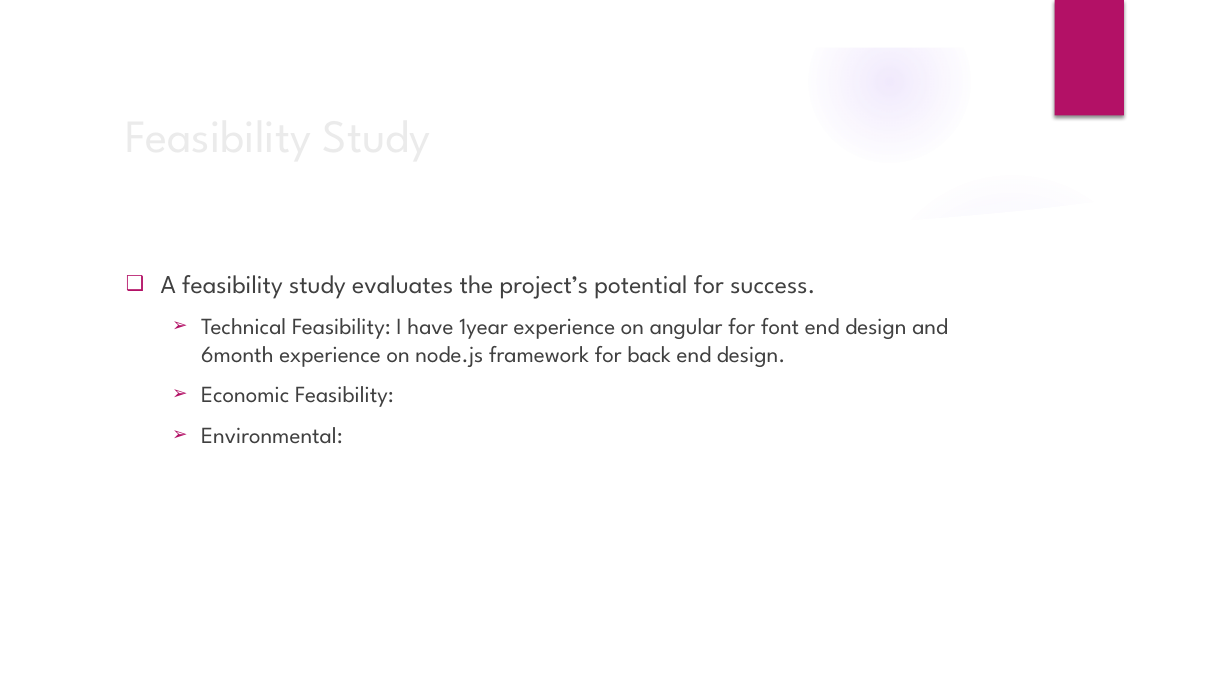
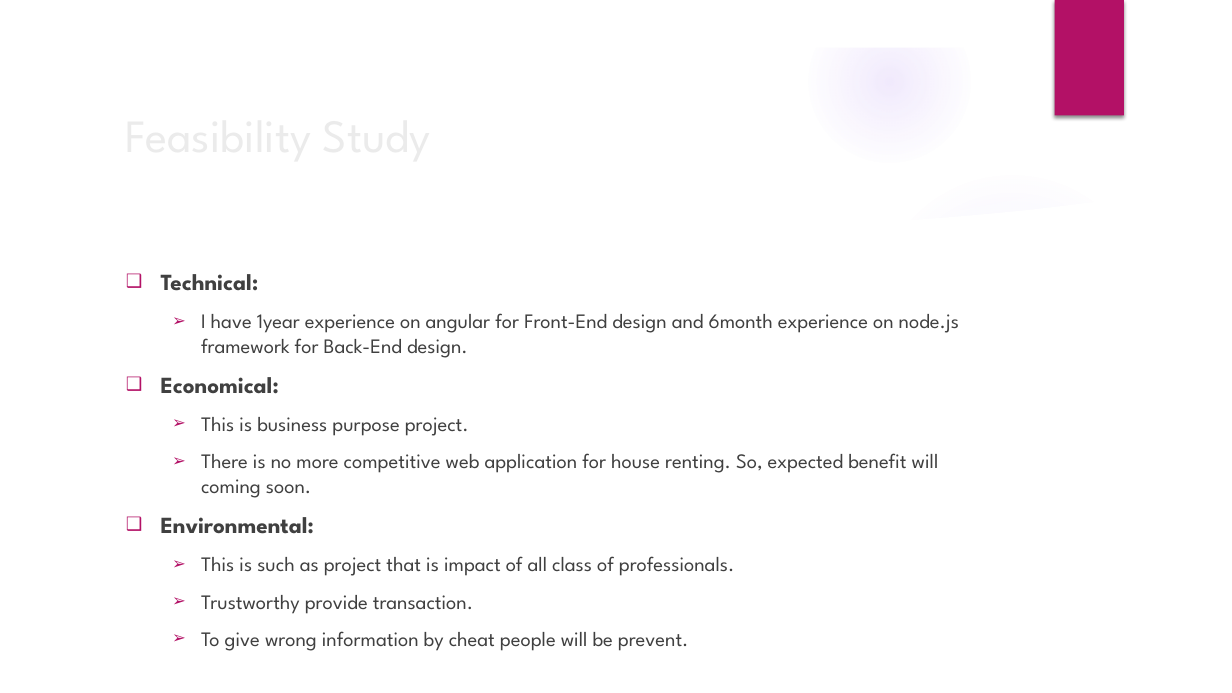
Before and after one commit to ShahabuddinAhmed/Presentation, a slide deck: slide 5 of HouseRenting.pptx. Drawn at 1232x693 pixels with LibreOffice and Linux fonts; fonts in the diff are those of the drawing; background and template pictures are left out. Boxes give left, top, right and bottom in pixels: in the first picture for what was removed or moved away, otherwise in the second. Text is boxed around its words. In the diff, an @@ line names an element or a change of style, - is before the commit and + after.

```diff
--- a/HouseRenting.pptx
+++ b/HouseRenting.pptx
@@ text at box(161, 274, 959, 498): text changed; size 18 to 16 pt @@
-❑ A feasibility study evaluates the project’s potential for success.
-  ➢ Technical Feasibility: I have 1year experience on angular for font end design and 6month experience on node.js framework for back end design.
-  ➢ Economic Feasibility:
+❑ Technical:
+  ➢ I have 1year experience on angular for Front-End design and 6month experience on node.js framework for Back-End design.
+❑ Economical:
+  ➢ This is business purpose project.
+  ➢ There is no more competitive web application for house renting. So, expected benefit will coming soon.
@@ text at box(161, 517, 314, 534): bold on in "Environmental:"; bullet ➢ to ❑; list level 2 to 1 in "Environmental:" @@
@@ text at box(201, 556, 734, 651): paragraphs added @@
+  ➢ This is such as project that is impact of all class of professionals.
+  ➢ Trustworthy provide transaction.
+  ➢ To give wrong information by cheat people will be prevent.
```
Also in this commit, not shown: 5 other slides changed, 3 slides added, 2 slides removed.
